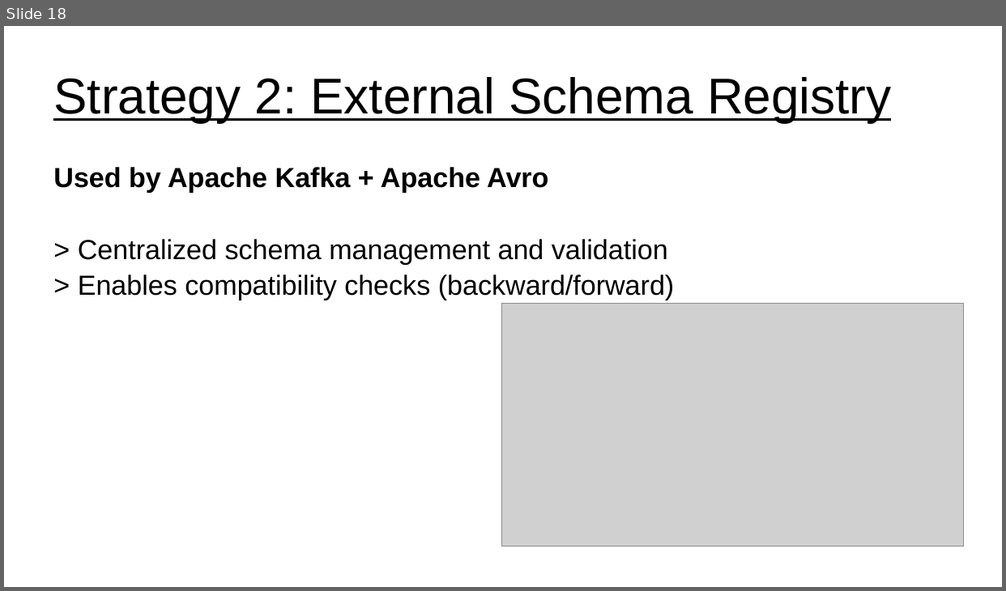
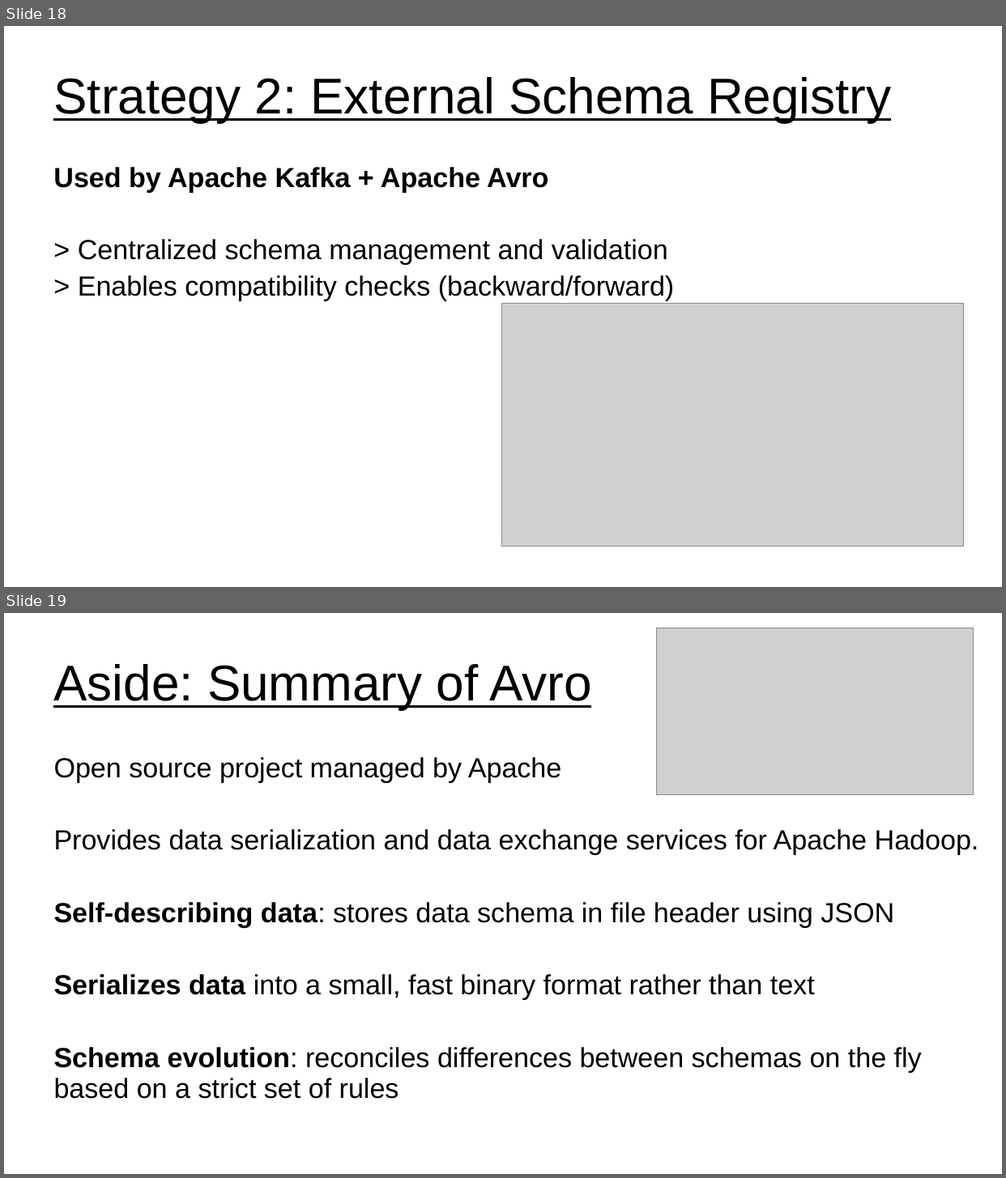
Before and after one commit to UVADS/distributed_computing, a slide deck: 09_event_streams_and_data_contracts/content_schema_enforcement/schema_enforcement_in_streaming.ppt. Shown one above the other, each under a label of ours: slide 18 before the commit, slides 18 and 19 after it. The pictures are 1006x591 and 1006x1178 pixels, drawn with LibreOffice and Linux fonts; fonts in the diff are those of the drawing; grey boxes stand for pictures. Boxes give left, top, right and bottom in pixels: in the first picture for what was removed or moved away, otherwise in the second. Text is boxed around its words. In the diff, an @@ line names an element or a change of style, - is before the commit and + after.

Commit message:
added avro summary

```diff
--- a/09_event_streams_and_data_contracts/content_schema_enforcement/schema_enforcement_in_streaming.ppt
+++ b/09_event_streams_and_data_contracts/content_schema_enforcement/schema_enforcement_in_streaming.ppt
@@ slide 19 added at [4, 613, 1002, 1174], background #FFFFFF @@
@@ picture added at [657, 628, 974, 795] @@
@@ title added at [53, 664, 591, 709], 40 pt, text #000000, underline @@
+Aside: Summary of Avro
@@ subtitle added at [54, 757, 979, 1099], 22 pt, text #000000 @@
+Open source project managed by Apache
+Provides data serialization and data exchange services for Apache Hadoop.
+Self-describing data: stores data schema in file header using JSON
+Serializes data into a small, fast binary format rather than text
+Schema evolution: reconciles differences between schemas on the fly based on a strict set of rules
```
Also in this commit, not shown: 1 slide changed, 1 other file.
